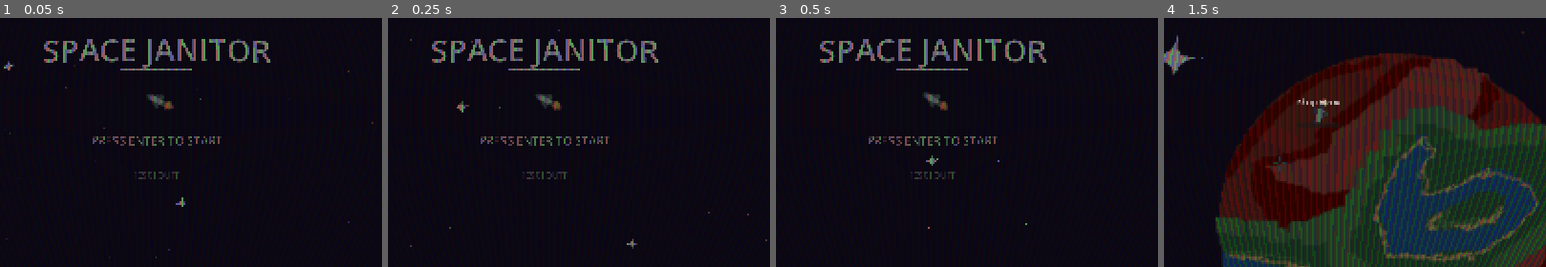
Above: before the commit, frames 1-4 (left to right).
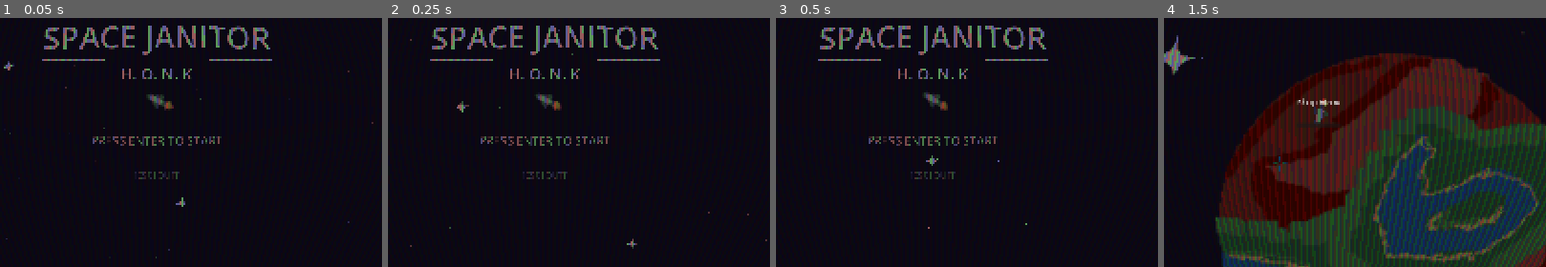
Above: after the commit, the same moments.

Repository: RedNinja17/8bitgamejam2026
Game: Godot game, scene res://scenes/title_screen.tscn
The game is run twice, just before and just after one commit, with the same random seed, the same clock (stepped at 60 frames per second) and the same inputs.
Inputs (mouse positions are % of the whole screen's width and height, from its top left):
- Up to frame 1 (0.05 s): no input
- Up to frame 2 (0.25 s): no input
- Up to frame 3 (0.5 s): no input
- Up to frame 4 (1.5 s): tap Enter (ui_accept) at 0.5, 0.77 s; move the mouse to (72, 45) at 0.52 s; tap G at 0.6 s; click (72, 45) at 0.67 s; drag from (30, 55) to (45, 70) at 1.27 s
The pictures show only the part of the screen within x 20-70%, y 31-81%; the shares and areas given below are measured in that part.

The runs differ from the first frame. In frame 1, 3.8% of the frame differs, in the area x 11-72%, y 3-25%; in frame 2, 3.8%; in frame 3, 3.8%; in frame 4, nothing differs.

Commit message:
added rotation to asteroids, added credits to title

Diff:
--- a/space-game/scripts/asteroid.gd
+++ b/space-game/scripts/asteroid.gd
@@ -17,7 +17,7 @@
 		body_entered.connect(_on_body_entered)
 	if not body_exited.is_connected(_on_body_exited):
 		body_exited.connect(_on_body_exited)
-
+	rotation = randf_range(0, TAU)
 	match type:
 		1:
 			sprite.play("1")
--- a/space-game/title_screen.gd
+++ b/space-game/title_screen.gd
@@ -24,8 +24,12 @@
 	var title := "SPACE JANITOR"
 	var ts := 64
 	var tw := font.get_string_size(title, HORIZONTAL_ALIGNMENT_LEFT, -1, ts).x
-	draw_string(font, Vector2((vp.x - tw) / 2, vp.y * 0.38), title, HORIZONTAL_ALIGNMENT_LEFT, -1, ts, Color.WHITE)
-	draw_line(Vector2(vp.x/2 - tw/2, vp.y*0.4), Vector2(vp.x/2 + tw/2, vp.y*0.4), Color.WHITE, 2.0)
+	draw_string(font, Vector2(0, vp.y * 0.35), title, HORIZONTAL_ALIGNMENT_CENTER, vp.x, ts, Color.WHITE)
+	draw_line(Vector2(vp.x/2 - tw/2, vp.y*0.375), Vector2(vp.x/2 + tw/2, vp.y*0.375), Color.WHITE, 2.0)
+	var credits := "H. O. N. K"
+	ts = 32
+	tw = font.get_string_size(title, HORIZONTAL_ALIGNMENT_LEFT, -1, ts).x
+	draw_string(font, Vector2(0, vp.y * 0.425), credits, HORIZONTAL_ALIGNMENT_CENTER, vp.x, ts, Color.WHITE)
 
 	if _show:
 		var p := "PRESS ENTER TO START"
